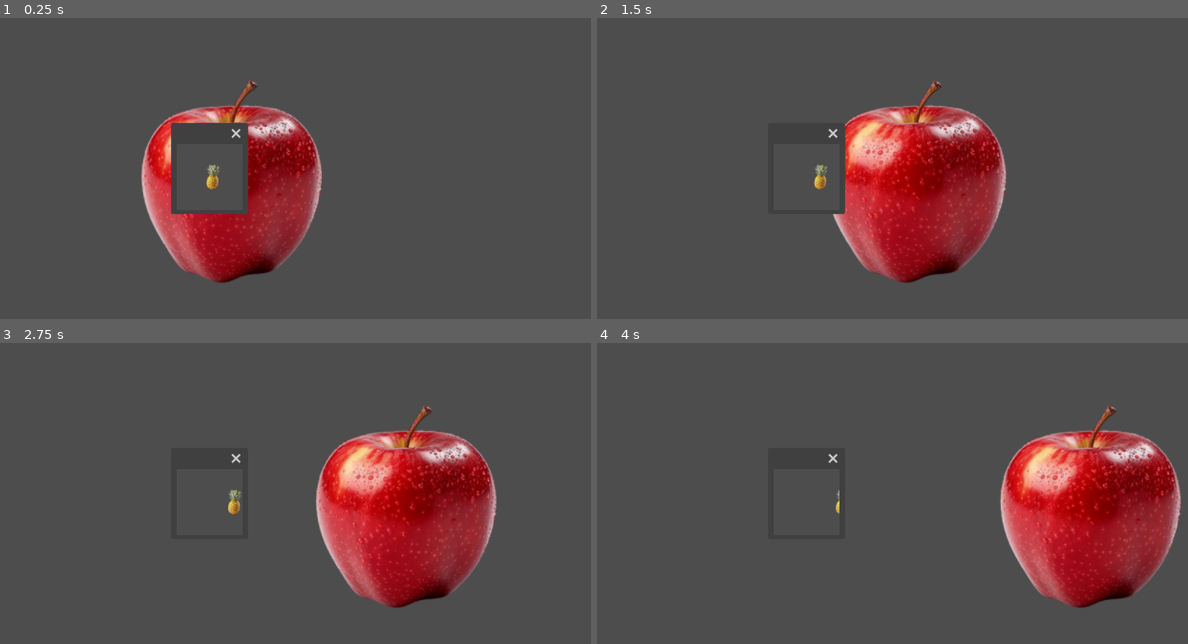
Above: before the commit, frames 1-4 (two rows, left to right).
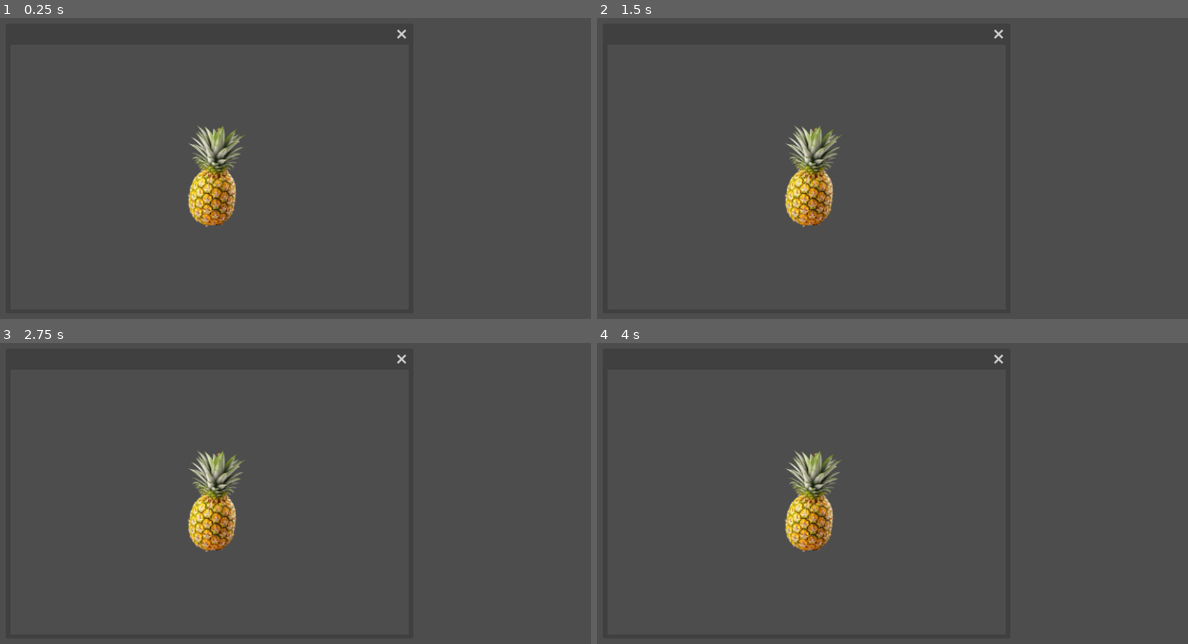
Above: after the commit, the same moments.

Repository: AlexDavis47/vterrarium
Game: Godot game, scene res://main.tscn
Two runs of this game, one before a commit and one after it. Both use one fixed random seed, a clock stepped at 60 frames per second and the inputs below.
Inputs:
- Up to frame 1 (0.25 s): no input
- Up to frame 2 (1.5 s): no input
- Up to frame 3 (2.75 s): no input
- Up to frame 4 (4 s): no input

The runs differ from the first frame. In frame 1, 12% of the frame differs, in the area x 23-69%, y 3-88%; in frame 2, 16%; in frame 3, 17%, in the area x 31-85%, y 3-88%; in frame 4, 17%.

Commit message:
Revert to 4.3

Diff:
--- a/main.tscn
+++ b/main.tscn
@@ -34,8 +34,8 @@
 [node name="Front" type="Node3D" parent="."]
 
 [node name="FrontDisplay" type="Window" parent="Front"]
-mode = 3
 initial_position = 3
+size = Vector2i(600, 400)
 current_screen = 1
 
 [node name="Camera3D" type="Camera3D" parent="Front/FrontDisplay"]
--- a/project.godot
+++ b/project.godot
@@ -12,7 +12,7 @@
 
 config/name="VTerrarium"
 run/main_scene="res://main.tscn"
-config/features=PackedStringArray("4.4", "GL Compatibility")
+config/features=PackedStringArray("4.3", "GL Compatibility")
 config/icon="res://icon.svg"
 
 [display]
--- a/sprite_3d.gd
+++ b/sprite_3d.gd
@@ -1,6 +1,5 @@
 extends Node3D
 
-
-
 func _process(delta: float) -> void:
-	global_position.x += 1 * delta
+	global_position.x += Input.get_last_mouse_velocity().x * delta * 0.01
+	global_position.z += Input.get_last_mouse_velocity().y * delta * 0.01
